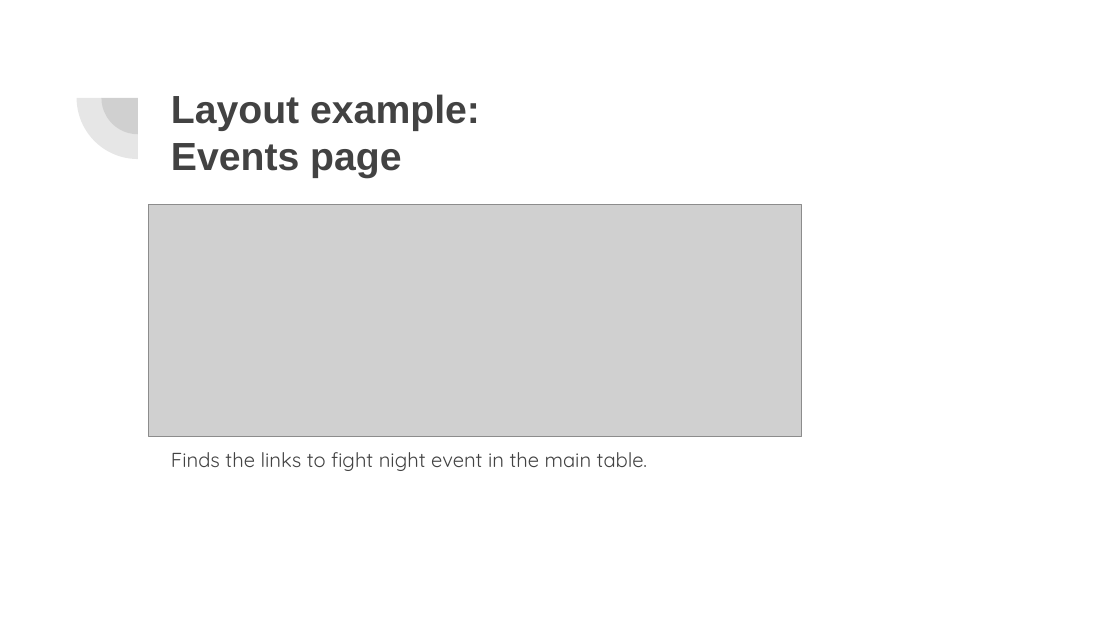
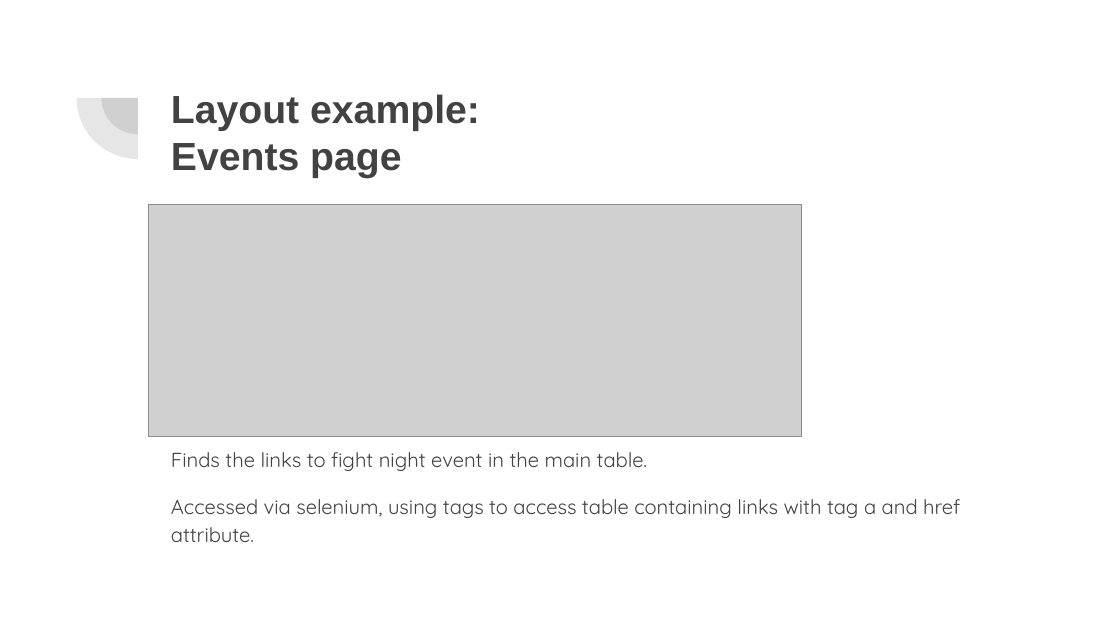
Before and after one commit to MIGUEL-LO/project_1_web_scrapping, a slide deck: slide 4 of Data Pipeline for MMA.pptx (slide 3 before the commit). Drawn at 1120x630 pixels with LibreOffice and Linux fonts; fonts in the diff are those of the drawing; grey boxes stand for pictures. Boxes give left, top, right and bottom in pixels: in the first picture for what was removed or moved away, otherwise in the second. Text is boxed around its words. In the diff, an @@ line names an element or a change of style, - is before the commit and + after.

```diff
--- a/Data Pipeline for MMA.pptx
+++ b/Data Pipeline for MMA.pptx
@@ text at [171,499,960,542]: paragraph added @@
+Accessed via selenium, using tags to access table containing links with tag a and href attribute.
```
Also in this commit, not shown: 6 other slides changed, 3 slides added.
